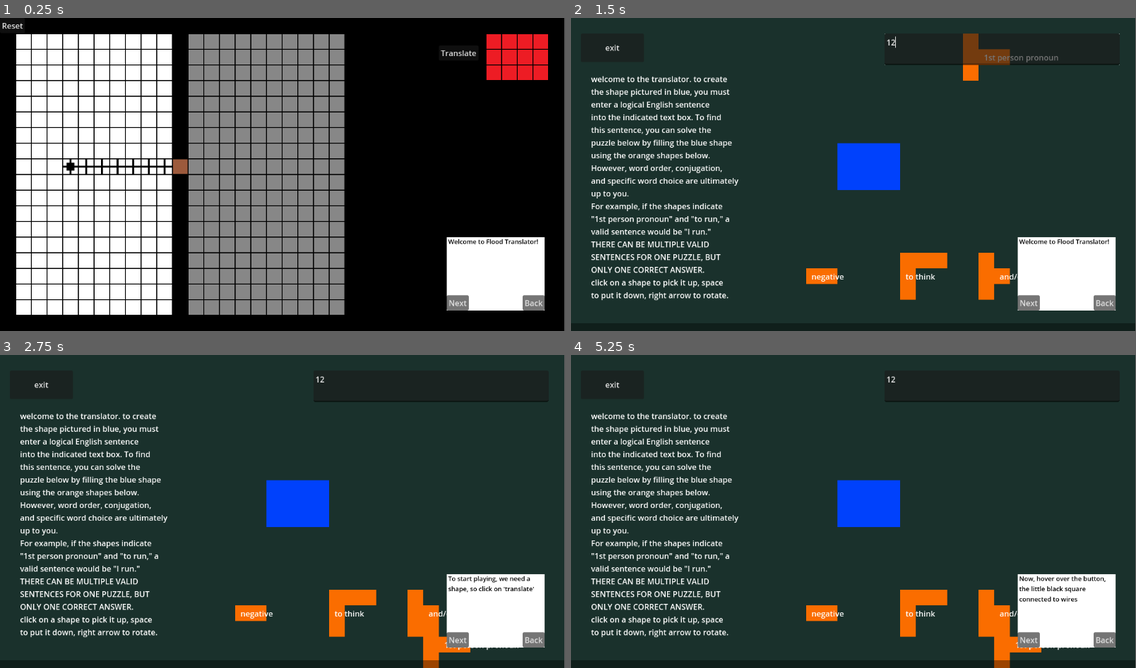
Above: before the commit, frames 1-4 (two rows, left to right).
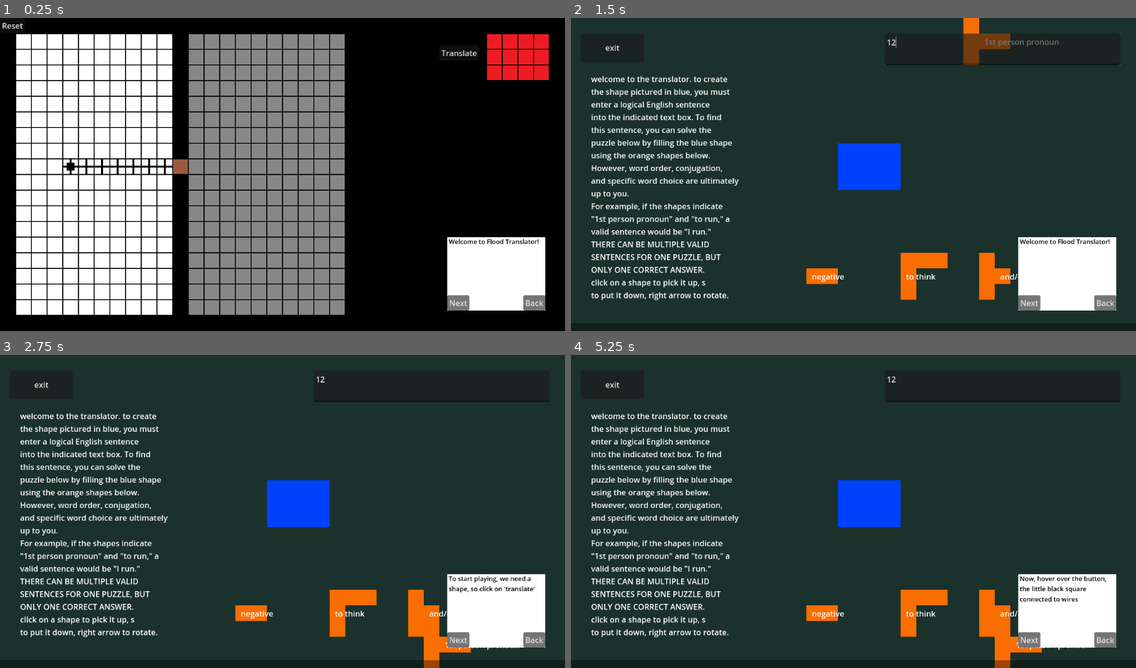
Above: after the commit, the same moments.

Repository: DelphinusArcana252525/FloodTranslator
Game: Godot game, scene res://scenes/main.tscn
Two runs of this game, one before a commit and one after it. Both use one fixed random seed, a clock stepped at 60 frames per second and the inputs below.
Inputs (mouse positions are in pixels of both pictures, inside the frame that each line leads up to):
- Up to frame 1 (0.25 s): no input
- Up to frame 2 (1.5 s): click "Translate" at 0.5 s; click (1000, 49) at 1.27 s; type "12" at 1.35 s
- Up to frame 3 (2.75 s): click "Next" at 2 s
- Up to frame 4 (5.25 s): click "Next" at 2.75 s; click "Translate" at 3.5 s; click "Translate" at 4.25 s; click "Next" at 5 s
The window is 799x444 before the commit and 800x444 after it. Grey fills any space a smaller window leaves; there, only what the larger window draws over its background counts as a difference.

The runs differ from the first frame. In frame 1, 4.0% of the frame differs, in the area x 8-98%, y 5-95%; in frame 2, 2.9%; in frame 3, 2.1%; in frame 4, 2.2%.

Commit message:
fixes
everything works now to the end of the 2nd level!!!!

Diff:
--- a/project.godot
+++ b/project.godot
@@ -18,6 +18,7 @@
 [display]
 
 window/size/viewport_height=640
+window/stretch/mode="viewport"
 
 [input]
 
--- a/scenes/translator_main.gd
+++ b/scenes/translator_main.gd
@@ -11,7 +11,7 @@
 # Called when the node enters the scene tree for the first time.
 func _ready() -> void:
 	wordShapes = [$word_shape, $shapes_dock/word_shape, $shapes_dock/word_shape2, $shapes_dock/word_shape3, $shapes_dock/word_shape4, $shapes_dock/word_shape5]
-	levelNum = 0
+	levelNum = 2
 	setLevel(levelNum)
 	currIndex = 0
 
@@ -81,7 +81,7 @@
 
 
 	if(levelNum == 2):
-
+		$instructions.hide()
 		$word_shape.set_curr_tile(true)
 
 		wordShapes[0].set_tile_num(3)
--- a/scenes/translator_main.tscn
+++ b/scenes/translator_main.tscn
@@ -63,7 +63,7 @@
 THERE CAN BE MULTIPLE VALID
 SENTENCES FOR ONE PUZZLE, BUT
 ONLY ONE CORRECT ANSWER.
-click on a shape to pick it up, space
+click on a shape to pick it up, s
 to put it down, right arrow to rotate."
 
 [connection signal="mouse_exited" from="word_shape" to="word_shape" method="_on_mouse_exited"]
